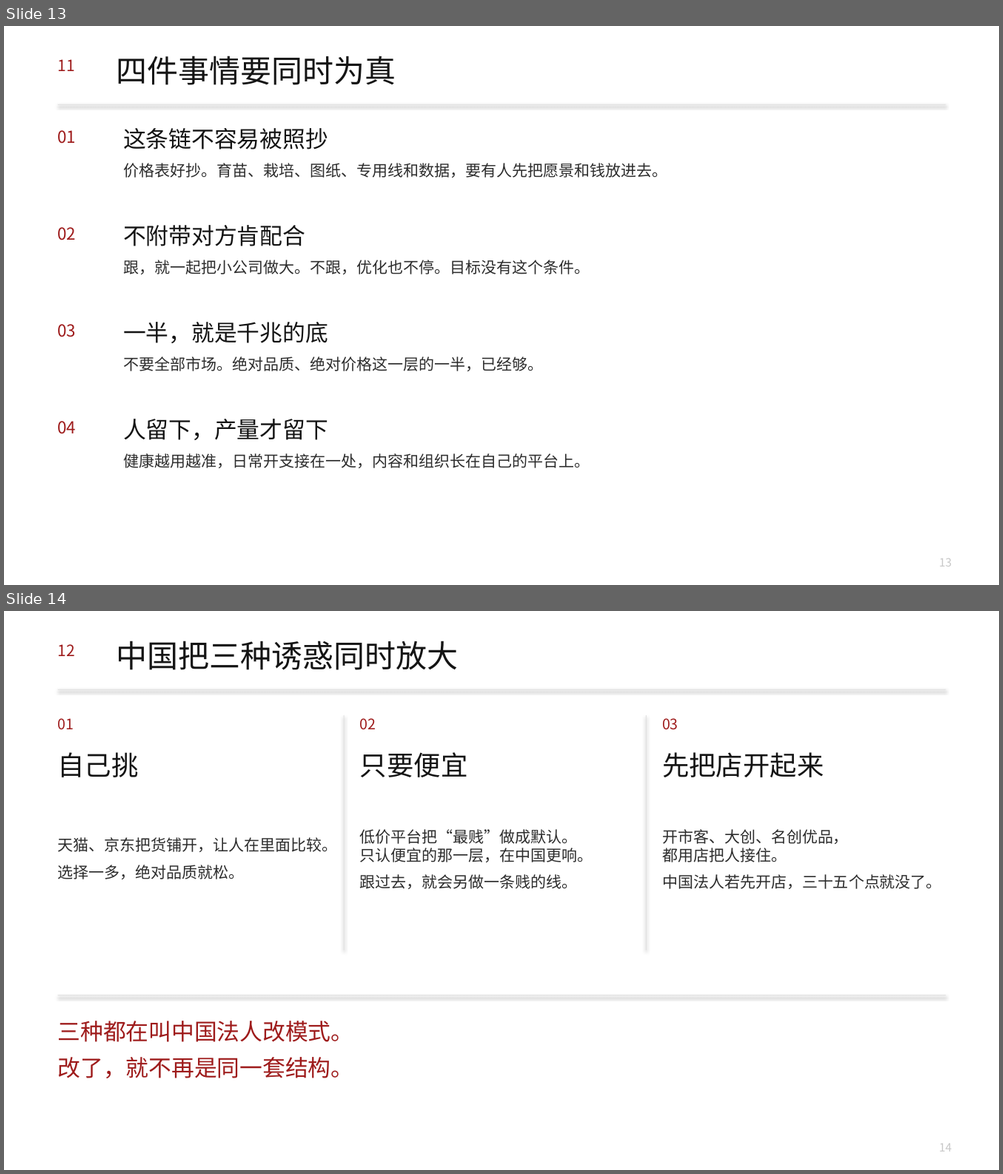
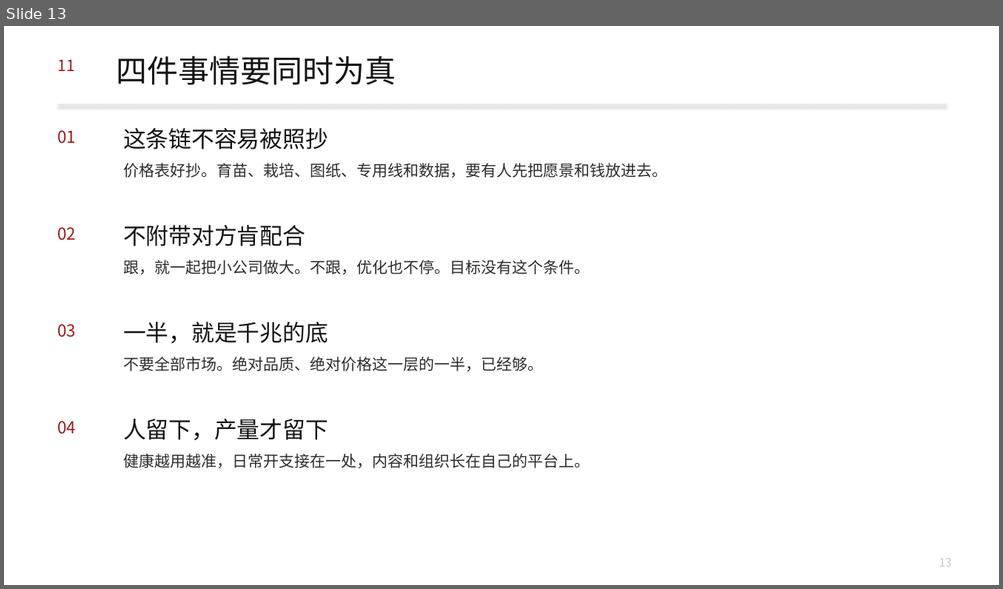
Before and after one commit to headshot9999/xiaoyi, a slide deck: 艾多美何以成为100兆韩元企业.pptx. Shown one above the other, each under a label of ours: slides 13 and 14 before the commit, slide 13 after it. The pictures are 1003x1174 and 1003x589 pixels, drawn with LibreOffice and Linux fonts; fonts in the diff are those of the drawing. Boxes give left, top, right and bottom in pixels: in the first picture for what was removed or moved away, otherwise in the second. Text is boxed around its words. In the diff, an @@ line names an element or a change of style, - is before the commit and + after.

```diff
--- a/艾多美何以成为100兆韩元企业.pptx
+++ b/艾多美何以成为100兆韩元企业.pptx
@@ slide 14 removed at box(4, 611, 999, 1170), background #FFFFFF @@
@@ text removed at box(58, 644, 75, 656) @@
-12
@@ text removed at box(116, 641, 458, 670) @@
-中国把三种诱惑同时放大
@@ rectangle removed at box(58, 689, 945, 690) @@
@@ text removed at box(58, 718, 74, 730) @@
-01
@@ rectangle removed at box(344, 715, 344, 951) @@
@@ text removed at box(360, 718, 376, 730) @@
-02
@@ rectangle removed at box(646, 715, 646, 951) @@
@@ text removed at box(662, 718, 678, 730) @@
-03
@@ text removed at box(58, 752, 139, 777) @@
-自己挑
@@ text removed at box(360, 752, 468, 777) @@
-只要便宜
@@ text removed at box(662, 752, 823, 777) @@
-先把店开起来
@@ text removed at box(360, 829, 593, 889) @@
-低价平台把“最贱”做成默认。
-只认便宜的那一层，在中国更响。
-跟过去，就会另做一条贱的线。
@@ text removed at box(662, 829, 942, 889) @@
-开市客、大创、名创优品，
-都用店把人接住。
-中国法人若先开店，三十五个点就没了。
@@ text removed at box(58, 837, 338, 880) @@
-天猫、京东把货铺开，让人在里面比较。选择一多，绝对品质就松。
@@ rectangle removed at box(58, 995, 945, 996) @@
@@ text removed at box(58, 1021, 354, 1079) @@
-三种都在叫中国法人改模式。
-改了，就不再是同一套结构。
@@ text removed at box(939, 1144, 951, 1152) @@
-14
```
Also in this commit, not shown: 2 slides changed, 3 slides added, 2 other slides removed, 3 other files.
